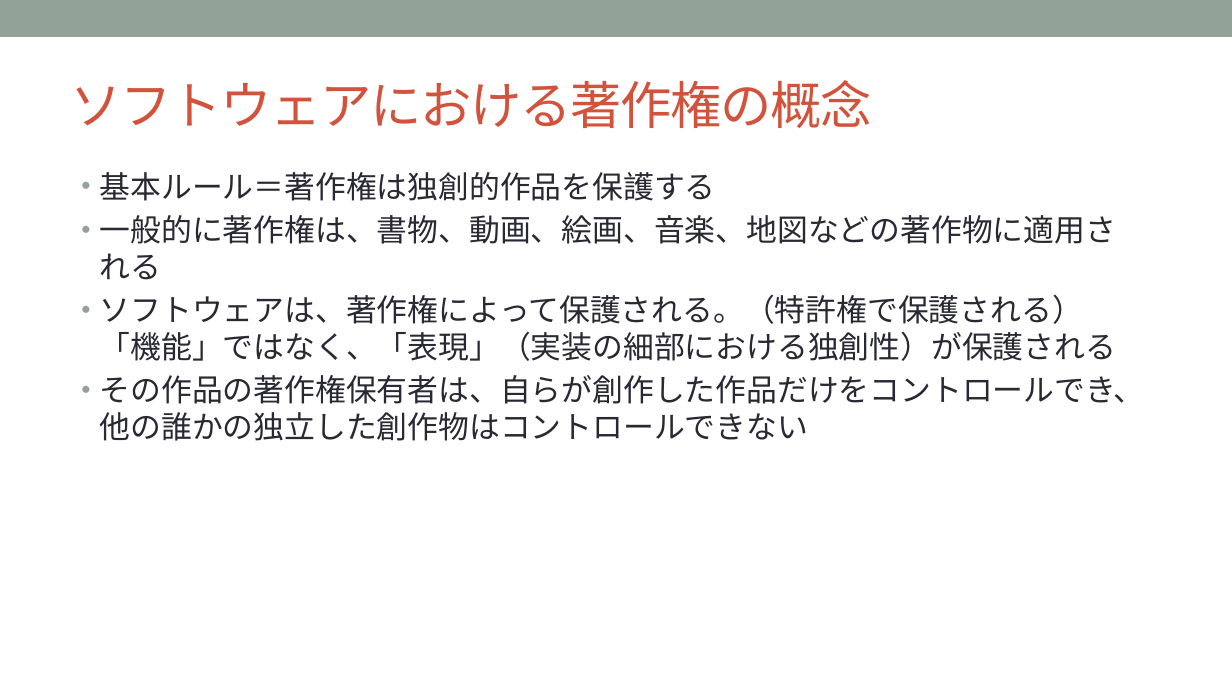
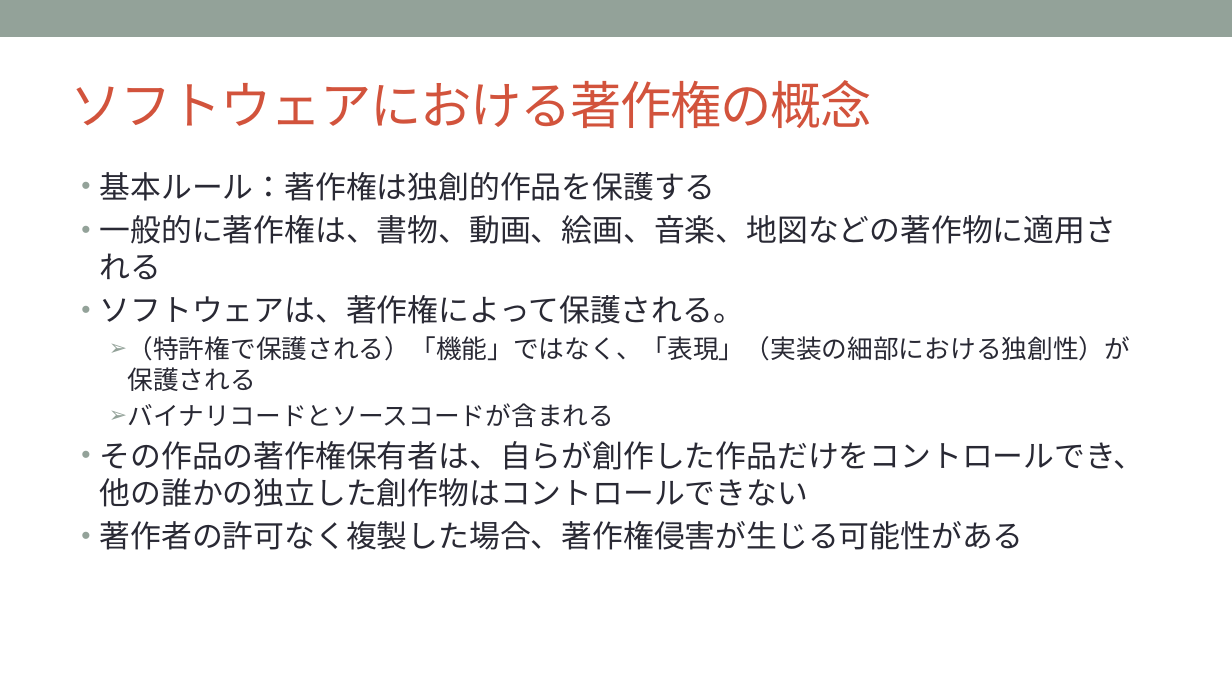
Before and after one commit to OpenChain-Project/Curriculum-Translation-JP, a slide deck: slide 9 of REVIEW/Version_for_v1.1/openchain-curriculum-for-1-1_JP_review_tani.pptx (slide 7 before the commit). Drawn at 1232x693 pixels with LibreOffice and Linux fonts; fonts in the diff are those of the drawing; background and template pictures are left out. Boxes give left, top, right and bottom in pixels: in the first picture for what was removed or moved away, otherwise in the second. Text is boxed around its words. In the diff, an @@ line names an element or a change of style, - is before the commit and + after.

```diff
--- a/REVIEW/Version_for_v1.1/openchain-curriculum-for-1-1_JP_review_tani.pptx
+++ b/REVIEW/Version_for_v1.1/openchain-curriculum-for-1-1_JP_review_tani.pptx
@@ text at (100,172,716,201): text changed @@
-• 基本ルール＝著作権は独創的作品を保護する
+• 基本ルール：著作権は独創的作品を保護する
@@ text at (100,295,1130,427): text changed; size 24 to 20 pt @@
-• ソフトウェアは、著作権によって保護される。（特許権で保護される）「機能」ではなく、「表現」（実装の細部における独創性）が保護される
+• ソフトウェアは、著作権によって保護される。
+  ➢ （特許権で保護される）「機能」ではなく、「表現」（実装の細部における独創性）が保護される
+  ➢ バイナリコードとソースコードが含まれる
@@ text at (100,521,1024,550): paragraph added @@
+• 著作者の許可なく複製した場合、著作権侵害が生じる可能性がある
```
Also in this commit, not shown: 31 other slides changed, 9 slides added, 1 slide removed.
